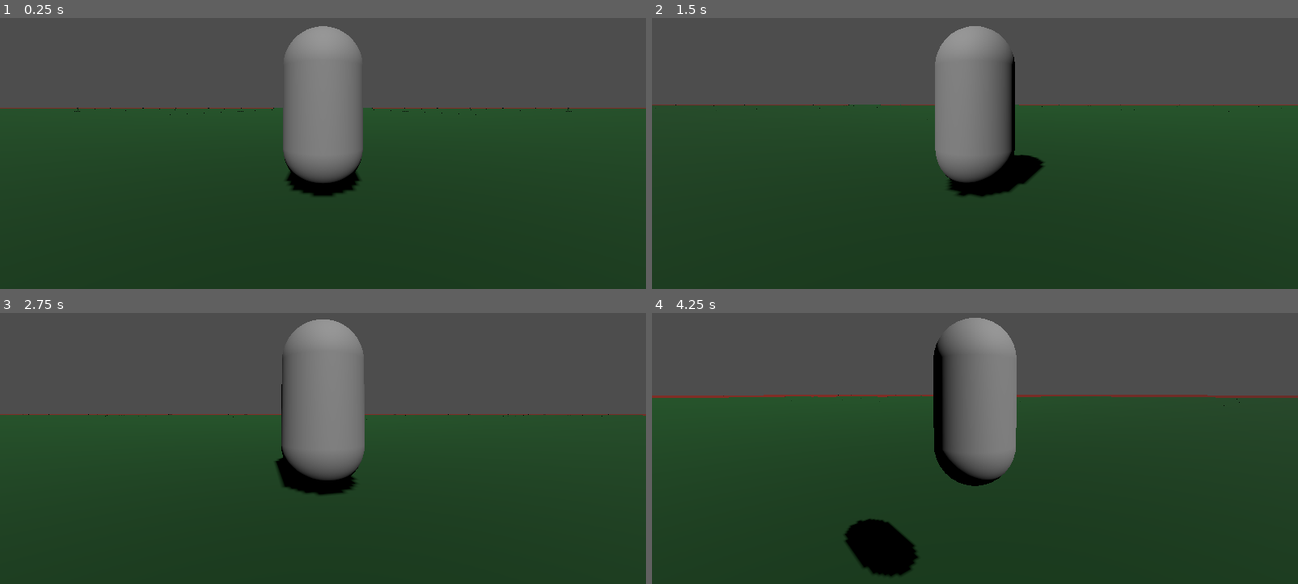
Above: before the commit, frames 1-4 (two rows, left to right).
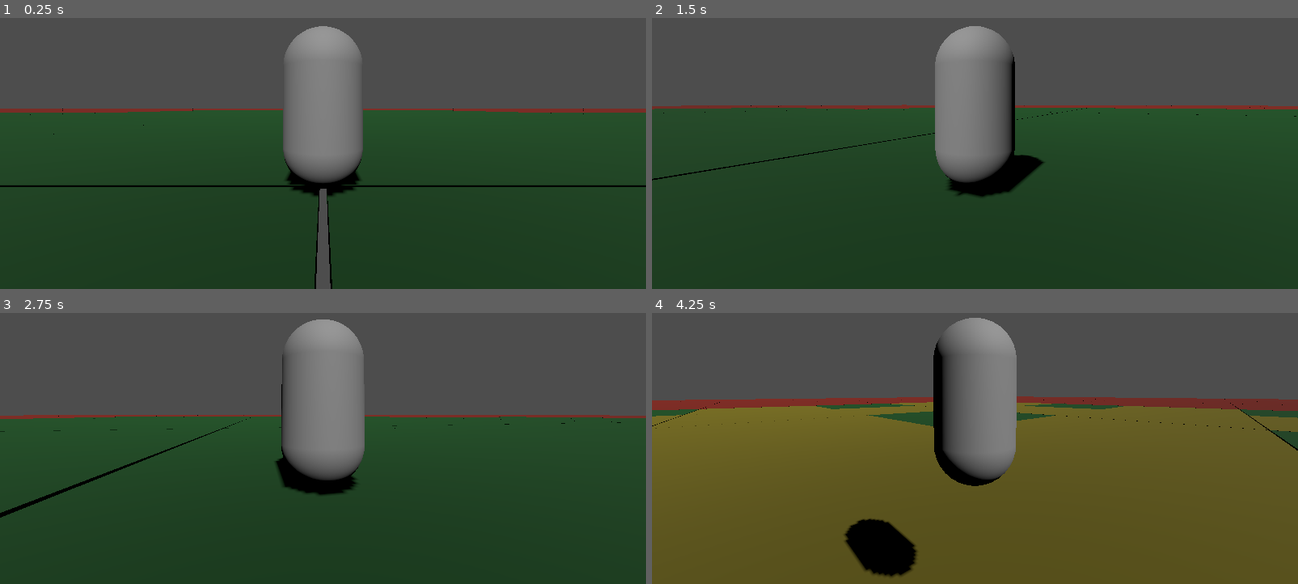
Above: after the commit, the same moments.

Repository: xwilson03/OpenWorldTest
Game: Godot game, scene res://scenes/root.tscn
Same seed, same stepped clock (60 frames per second), same inputs: the game is played once before the commit and once after it.
Inputs (mouse positions are in pixels of both pictures, inside the frame that each line leads up to):
- Up to frame 1 (0.25 s): no input
- Up to frame 2 (1.5 s): tap Enter at 0.5 s; move the mouse to (1007, 104) at 0.52 s; hold W (move_forward) from 0.53 s (still down); tap Mouse wheel up (zoom_in) at 0.6 s; tap Space (jump) at 0.77 s; move the mouse to (942, 110) at 1.27 s; tap Mouse wheel down (zoom_out) at 1.35 s
- Up to frame 3 (2.75 s): keep holding W (move_forward); tap Space (jump) at 1.52 s; move the mouse to (335, 397) at 2.02 s; tap Mouse wheel up (zoom_in) at 2.1 s
- Up to frame 4 (4.25 s): keep holding W (move_forward); move the mouse to (968, 407) at 2.77 s; tap Mouse wheel down (zoom_out) at 2.85 s; tap Space (jump) at 3.02, 3.77 s; move the mouse to (1020, 407) at 3.52 s; tap Mouse wheel up (zoom_in) at 3.6 s

The runs differ from the first frame. In frame 1, 2.5% of the frame differs, in the area x 0-100%, y 33-100%; in frame 2, 1.5%; in frame 3, 1.4%; in frame 4, 63%, in the area x 0-100%, y 30-100%.

Commit message:
shrinks chunks and worldgen params

Diff:
--- a/prefabs/chunk_lod0.tscn
+++ b/prefabs/chunk_lod0.tscn
@@ -4,13 +4,13 @@
 [ext_resource type="PackedScene" uid="uid://dqykdw7rhdufv" path="res://prefabs/chunk_lod1.tscn" id="1_pfydw"]
 
 [sub_resource type="BoxMesh" id="BoxMesh_u4piu"]
-size = Vector3(160, 0.25, 160)
+size = Vector3(40, 0.25, 40)
 
 [sub_resource type="StandardMaterial3D" id="StandardMaterial3D_5uudg"]
 albedo_color = Color(0.391409, 0.0752441, 2.40654e-08, 1)
 
 [sub_resource type="BoxShape3D" id="BoxShape3D_pqvma"]
-size = Vector3(160, 0.25, 160)
+size = Vector3(40, 0.25, 40)
 
 [node name="ChunkL0" type="Node3D" node_paths=PackedStringArray("_this", "_children")]
 script = ExtResource("1_nxk0v")
@@ -29,13 +29,13 @@
 shape = SubResource("BoxShape3D_pqvma")
 
 [node name="ChunkL1_1" parent="." instance=ExtResource("1_pfydw")]
-transform = Transform3D(1, 0, 0, 0, 1, 0, 0, 0, 1, -40, 0, -40)
+transform = Transform3D(1, 0, 0, 0, 1, 0, 0, 0, 1, -10, 0, -10)
 
 [node name="ChunkL1_2" parent="." instance=ExtResource("1_pfydw")]
-transform = Transform3D(1, 0, 0, 0, 1, 0, 0, 0, 1, 40, 0, -40)
+transform = Transform3D(1, 0, 0, 0, 1, 0, 0, 0, 1, 10, 0, -10)
 
 [node name="ChunkL1_3" parent="." instance=ExtResource("1_pfydw")]
-transform = Transform3D(1, 0, 0, 0, 1, 0, 0, 0, 1, -40, 0, 40)
+transform = Transform3D(1, 0, 0, 0, 1, 0, 0, 0, 1, -10, 0, 10)
 
 [node name="ChunkL1_4" parent="." instance=ExtResource("1_pfydw")]
-transform = Transform3D(1, 0, 0, 0, 1, 0, 0, 0, 1, 40, 0, 40)
+transform = Transform3D(1, 0, 0, 0, 1, 0, 0, 0, 1, 10, 0, 10)
--- a/prefabs/chunk_lod1.tscn
+++ b/prefabs/chunk_lod1.tscn
@@ -4,13 +4,13 @@
 [ext_resource type="Script" path="res://scripts/chunk.gd" id="1_ial62"]
 
 [sub_resource type="BoxMesh" id="BoxMesh_gnahl"]
-size = Vector3(80, 0.25, 80)
+size = Vector3(20, 0.25, 20)
 
 [sub_resource type="StandardMaterial3D" id="StandardMaterial3D_cvkp4"]
 albedo_color = Color(0.372939, 0.339155, 4.81307e-07, 1)
 
 [sub_resource type="BoxShape3D" id="BoxShape3D_6m4va"]
-size = Vector3(80, 0.25, 80)
+size = Vector3(20, 0.25, 20)
 
 [node name="ChunkL1" type="Node3D" node_paths=PackedStringArray("_this", "_children")]
 script = ExtResource("1_ial62")
@@ -29,13 +29,13 @@
 shape = SubResource("BoxShape3D_6m4va")
 
 [node name="ChunkL2_1" parent="." instance=ExtResource("1_hhixd")]
-transform = Transform3D(1, 0, 0, 0, 1, 0, 0, 0, 1, -20, 0, -20)
+transform = Transform3D(1, 0, 0, 0, 1, 0, 0, 0, 1, -5, 0, -5)
 
 [node name="ChunkL2_2" parent="." instance=ExtResource("1_hhixd")]
-transform = Transform3D(1, 0, 0, 0, 1, 0, 0, 0, 1, 20, 0, -20)
+transform = Transform3D(1, 0, 0, 0, 1, 0, 0, 0, 1, 5, 0, -5)
 
 [node name="ChunkL2_3" parent="." instance=ExtResource("1_hhixd")]
-transform = Transform3D(1, 0, 0, 0, 1, 0, 0, 0, 1, -20, 0, 20)
+transform = Transform3D(1, 0, 0, 0, 1, 0, 0, 0, 1, -5, 0, 5)
 
 [node name="ChunkL2_4" parent="." instance=ExtResource("1_hhixd")]
-transform = Transform3D(1, 0, 0, 0, 1, 0, 0, 0, 1, 20, 0, 20)
+transform = Transform3D(1, 0, 0, 0, 1, 0, 0, 0, 1, 5, 0, 5)
--- a/prefabs/chunk_lod2.tscn
+++ b/prefabs/chunk_lod2.tscn
@@ -3,13 +3,13 @@
 [ext_resource type="Script" path="res://scripts/chunk.gd" id="1_p5rq3"]
 
 [sub_resource type="BoxMesh" id="BoxMesh_jb54k"]
-size = Vector3(40, 0.25, 40)
+size = Vector3(10, 0.25, 10)
 
 [sub_resource type="StandardMaterial3D" id="StandardMaterial3D_bgiam"]
 albedo_color = Color(0, 0.237179, 0.0603443, 1)
 
 [sub_resource type="BoxShape3D" id="BoxShape3D_7igga"]
-size = Vector3(40, 0.25, 40)
+size = Vector3(10, 0.25, 10)
 
 [node name="ChunkL2" type="Node3D" node_paths=PackedStringArray("_this")]
 script = ExtResource("1_p5rq3")
--- a/scenes/root.tscn
+++ b/scenes/root.tscn
@@ -19,9 +19,9 @@
 
 [node name="World" type="Node3D" parent="."]
 script = ExtResource("4_yaodl")
-world_radius = 20
-chunk_size = 40.4
-lod_ranges = Array[int]([-1, 120, 360])
+world_radius = 6
+chunk_size = 40.1
+lod_ranges = Array[int]([-1, 40, 80])
 
 [node name="DirectionalLight3D" type="DirectionalLight3D" parent="World"]
 transform = Transform3D(1, 0, 0, 0, 0.707107, 0.707107, 0, -0.707107, 0.707107, 0, 20, 0)
